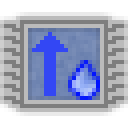
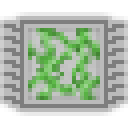
Layer changes from the first 128px x 128px image to the second:
moved "Layer 15 copy 2" into group "temp/hum" over [68, 60, 100, 100]
moved "↑" into group "temp/hum" over [32, 32, 68, 96]
added layer "vines" above "light green" over [28, 28, 100, 100]
